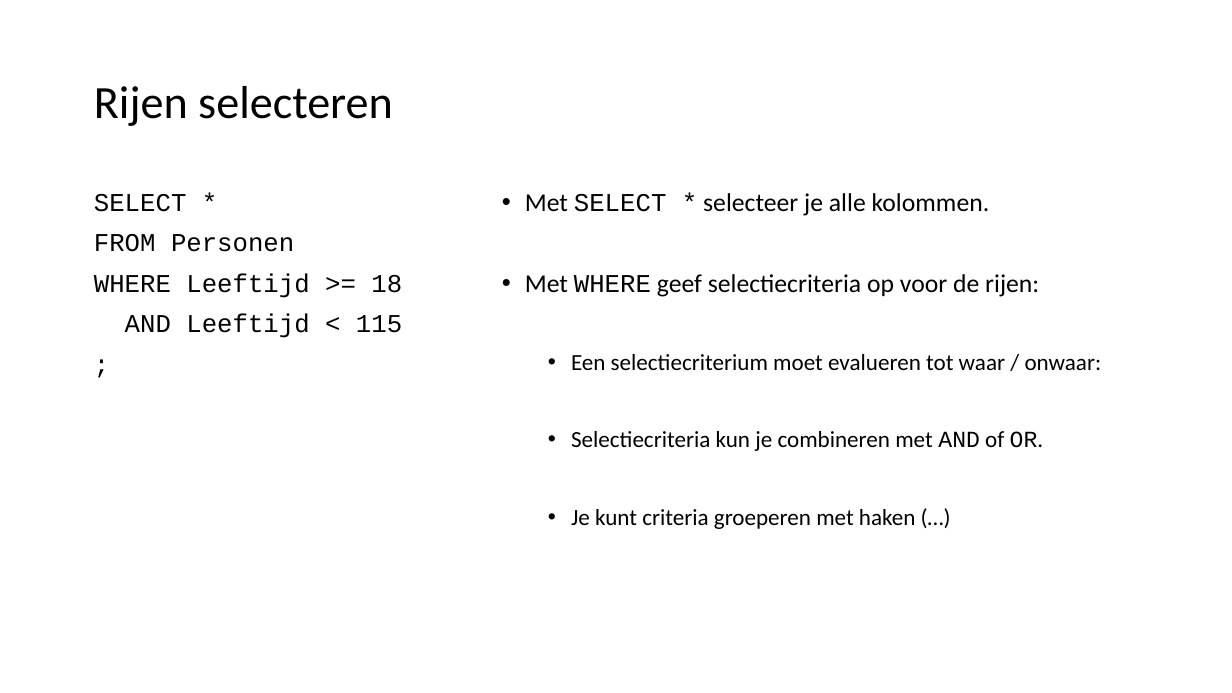
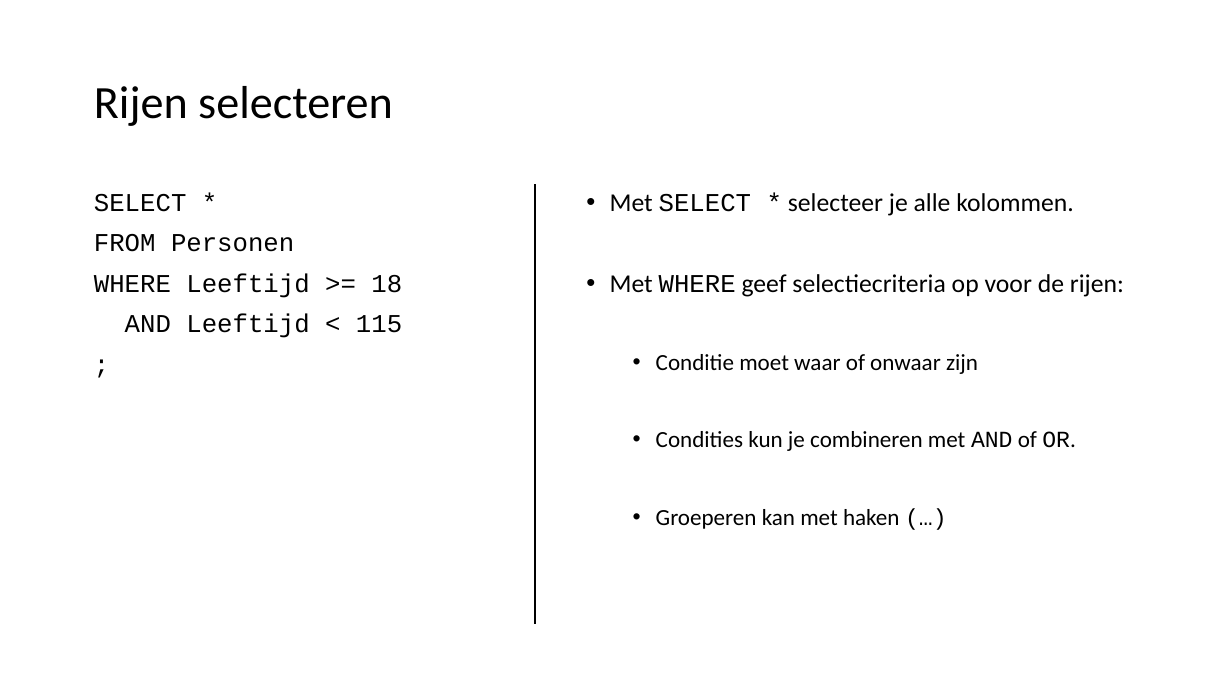
Before and after one commit to LFKoning/sql-cursus, a slide deck: slide 14 of sql_introductie.pptx. Drawn at 1232x693 pixels with LibreOffice and Linux fonts; fonts in the diff are those of the drawing. Boxes give left, top, right and bottom in pixels: in the first picture for what was removed or moved away, otherwise in the second. Text is boxed around its words. In the diff, an @@ line names an element or a change of style, - is before the commit and + after.

```diff
--- a/sql_introductie.pptx
+++ b/sql_introductie.pptx
@@ line added from (535, 185) to (535, 625), #000000 1.5 pt @@
@@ text "Met SELECT * selecteer je ...": place and size @@
-text "Met SELECT * selecteer je ..." at [525, 193, 1102, 529]
+text "Met SELECT * selecteer je ..." at [610, 193, 1124, 529]
@@ text at [656, 354, 1076, 529]: text changed @@
-  • Een selectiecriterium moet evalueren tot waar / onwaar:
-  • Selectiecriteria kun je combineren met AND of OR.
-  • Je kunt criteria groeperen met haken (…)
+  • Conditie moet waar of onwaar zijn
+  • Condities kun je combineren met AND of OR.
+  • Groeperen kan met haken (…)
```
Also in this commit, not shown: 27 other slides changed.
